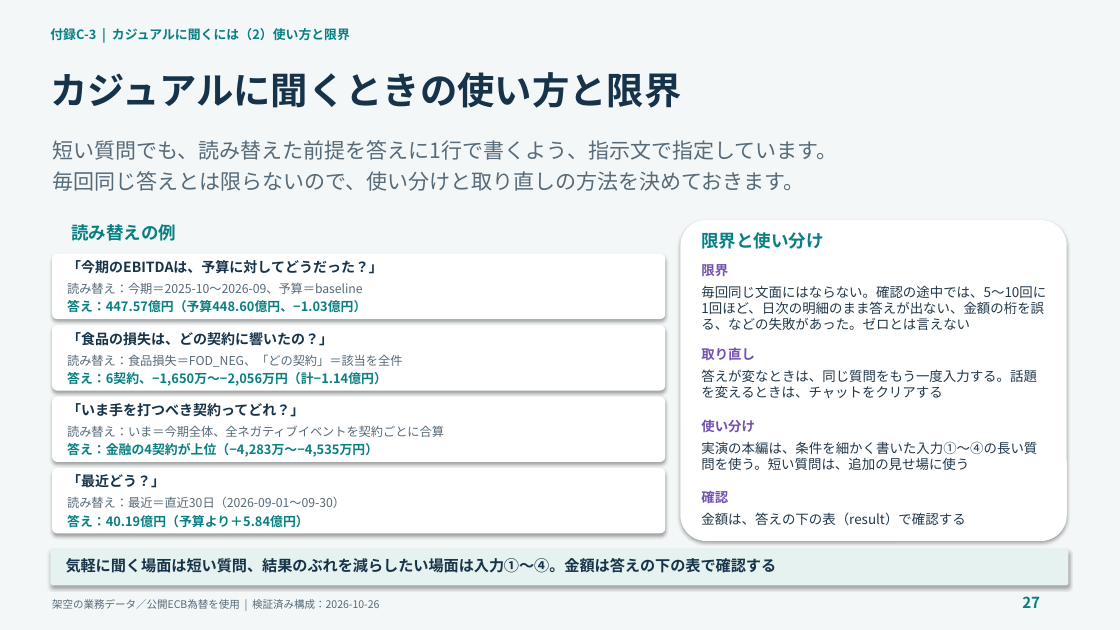
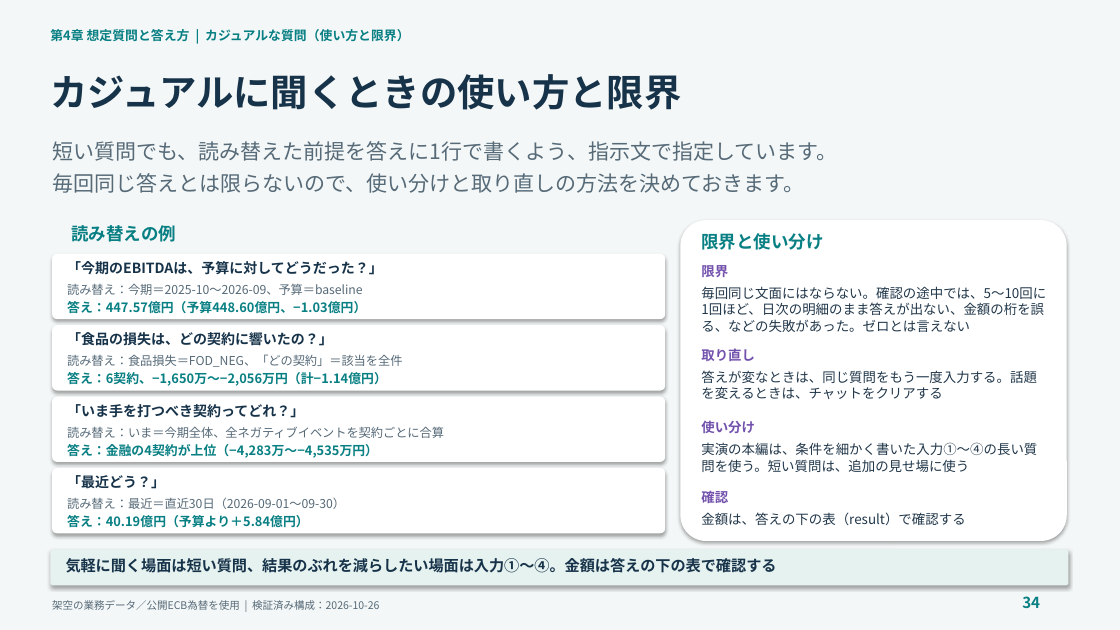
Before and after one commit to c-nova/FabricOntology_Trading, a slide deck: slide 34 of decks/TradingOntology_Demo_Presenter_Guide_JA.pptx (slide 27 before the commit). Drawn at 1120x630 pixels with LibreOffice and Linux fonts; fonts in the diff are those of the drawing. Boxes give left, top, right and bottom in pixels: in the first picture for what was removed or moved away, otherwise in the second. Text is boxed around its words. In the diff, an @@ line names an element or a change of style, - is before the commit and + after.

```diff
--- a/decks/TradingOntology_Demo_Presenter_Guide_JA.pptx
+++ b/decks/TradingOntology_Demo_Presenter_Guide_JA.pptx
@@ text at [50,29,410,42]: text changed @@
-付録C-3 | カジュアルに聞くには（2）使い方と限界
+第4章 想定質問と答え方 | カジュアルな質問（使い方と限界）
@@ text "カジュアルに聞くときの使い方と限界" at [50,74,681,110]: line spacing 1 to 40pt @@
@@ text "短い質問でも、読み替えた前提を答えに1行で書くよう、指示文で指定しています。" at [52,141,837,193]: line spacing 1 to 22.5pt @@
@@ text "「今期のEBITDAは、予算に対してどうだった？」" at [67,261,383,275]: line spacing 1 to 15pt @@
@@ text "毎回同じ文面にはならない。確認の途中では、5〜10回に1回ほど、日次の明細のまま答えが出ない、金額の桁を誤る、などの失敗 ..." at [701,286,1046,332]: line spacing 1 to 14.4pt @@
@@ text "「食品の損失は、どの契約に響いたの？」" at [67,332,333,346]: line spacing 1 to 15pt @@
@@ text "実演の本編は、条件を細かく書いた入力①〜④の長い質問を使う。短い質問は、追加の見せ場に使う" at [701,442,1037,472]: line spacing 1 to 14.4pt @@
@@ text "読み替え：最近＝直近30日（2026-09-01〜09-30）" at [67,497,345,509]: line spacing 1 to 13.1pt @@
@@ text "気軽に聞く場面は短い質問、結果のぶれを減らしたい場面は入力①〜④。金額は答えの下の表で確認する" at [66,558,777,573]: line spacing 1 to 16.2pt @@
@@ text at [1022,596,1040,608]: text changed @@
-27
+34
```
Also in this commit, not shown: 40 other slides changed, 14 slides added, 4 slides removed, 5 other files.
